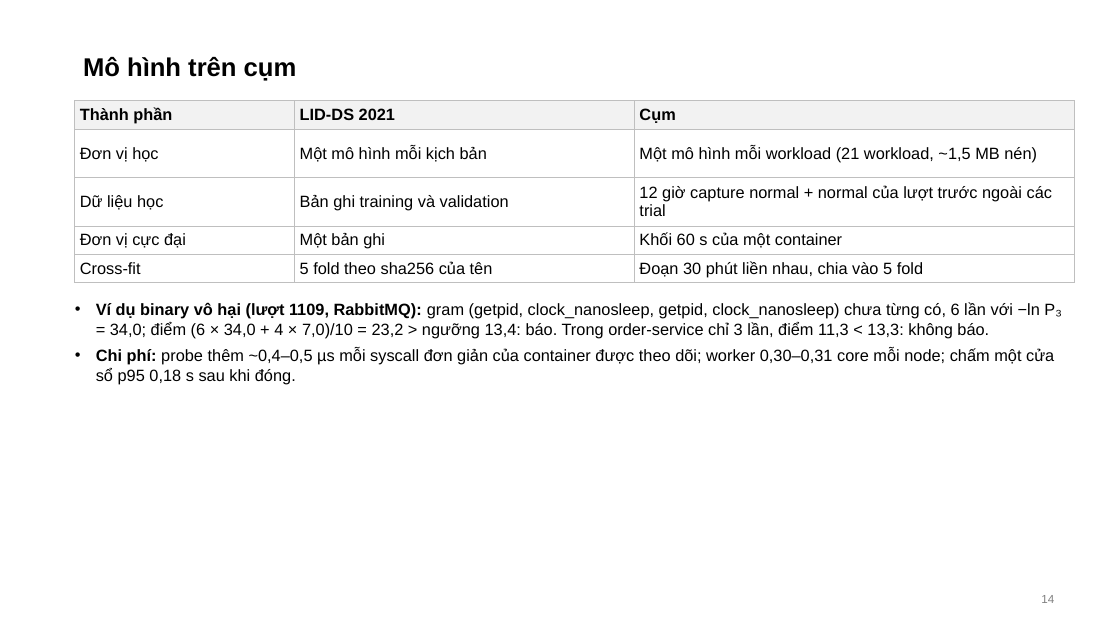
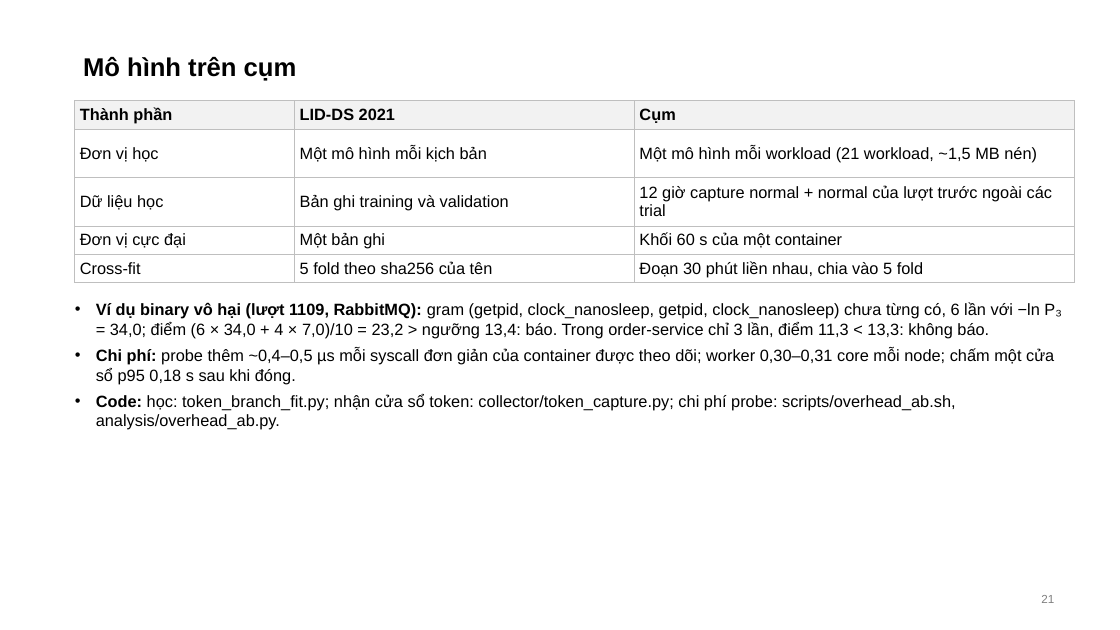
Before and after one commit to tndat-dev/eBPF-project, a slide deck: slide 21 of docs/Slide-runtime_security(13_11).pptx (slide 14 before the commit). Drawn at 1120x630 pixels with LibreOffice and Linux fonts; fonts in the diff are those of the drawing. Boxes give left, top, right and bottom in pixels: in the first picture for what was removed or moved away, otherwise in the second. Text is boxed around its words. In the diff, an @@ line names an element or a change of style, - is before the commit and + after.

Commit message:
ml-final-study-v1 A-D receipts (live recall holds without launch grams; operator activity, empirical threshold and the rate signal miss their registered criteria; lidds-ml-v5 stays) and probe load; meeting 13/11 report edited on the owner's version (owner edits kept): architecture and probe figures, probe attach points with code, select1f/probe1f, events and 4-grams, code of each part, section 8.5; deck 31 slides; builders in docs/meetings/2026-11-13

```diff
--- a/docs/Slide-runtime_security(13_11).pptx
+++ b/docs/Slide-runtime_security(13_11).pptx
@@ text at (x1=96, y1=394, x2=956, y2=430): paragraph added @@
+• Code: học: token_branch_fit.py; nhận cửa sổ token: collector/token_capture.py; chi phí probe: scripts/overhead_ab.sh, analysis/overhead_ab.py.
@@ page number at (x1=1041, y1=595, x2=1054, y2=603): text changed @@
-14
+21
```
Also in this commit, not shown: 15 other slides changed, 8 slides added, 18 other files.
